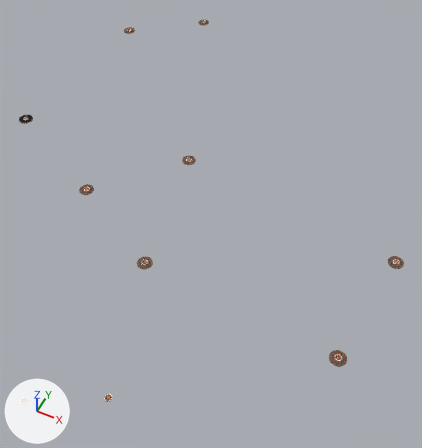
One commit to the glTF model models/teleports.glb: the scene before it, then after it.
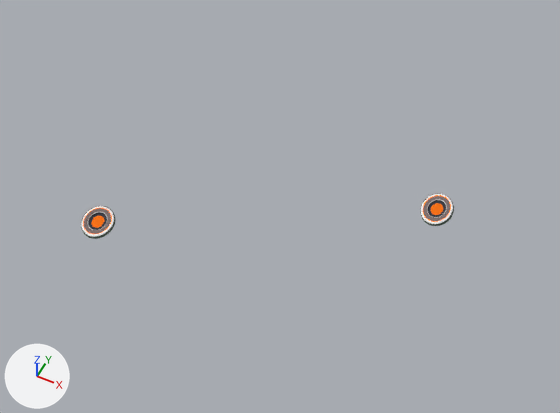
The first picture shows the older version from a camera (50 mm lens) standing at (87.0, -198.0, 191.0) and looking at (5.0, -33.0, -15.0). The close-ups show both versions on the part from 0% to 33% of the width and 77% to 100% of the height of that picture; other places that the commit changed are outside them. The lights are fixed; the arrows at lower left show +X, +Y and +Z. Objects named as collision shapes, trigger or cutter boxes, shadow casters or lower levels of detail are left out. Where no turn or scale is listed for an object, it has been applied to the vertices.
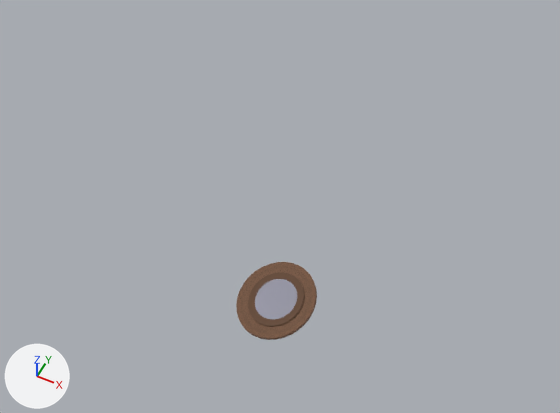
Location of each change, [x1, y1, x2, y2] in pixels of the close-ups (560 x 413 px):
'Cylinder.051', added
    after: [236, 262, 317, 340]
    faces in mat_floor_wood (picture img_floor_wood01): [236, 262, 317, 340]
    faces in mat_atlasmetal (picture img_genesis_tx): [255, 279, 297, 319]
'Cylinder.035', deleted
    before: [81, 206, 115, 239]
    faces in mat_atlassolid_006 (picture img_genesis_tx): [81, 206, 115, 239]
'Cylinder.034', deleted
    before: [420, 194, 454, 226]
    faces in mat_atlassolid_006 (picture img_genesis_tx): [420, 194, 454, 226]

What changed in the scene script:
```text
Remove ob_cylinder_034:
    ob_cylinder_034 = bpy.data.objects.new('Cylinder.034', me_cylinder_014)
    ob_cylinder_034.location = (15.3, -133.2, 0.3)
    ob_cylinder_034.rotation_euler = (0.0, 0.0, 2.842)  # degrees (0, 0, 163)
    ob_cylinder_034.scale = (2.23, 2.23, 2.23)
Remove ob_cylinder_035:
    ob_cylinder_035 = bpy.data.objects.new('Cylinder.035', me_cylinder_014)
    ob_cylinder_035.location = (-10.0, -147.0, 0.3)
    ob_cylinder_035.rotation_euler = (0.0, 0.0, 2.842)  # degrees (0, 0, 163)
    ob_cylinder_035.scale = (2.23, 2.23, 2.23)
Add ob_cylinder_051:
    ob_cylinder_051 = bpy.data.objects.new('Cylinder.051', me_cylinder_030.copy())  # the mesh of ob_cylinder_029
    ob_cylinder_051.location = (7.7, -145.9, 0.4)
```
